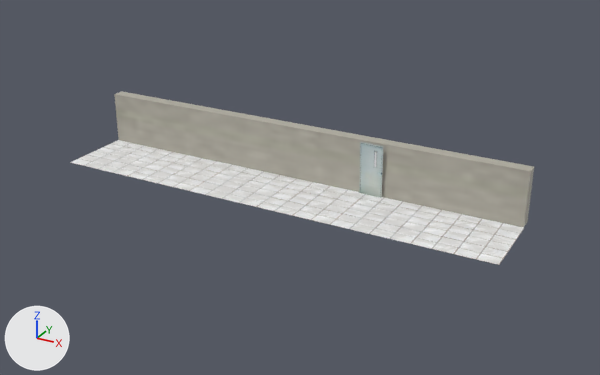
A saved change to the FBX model Game/GameContent/hospital.fbx.
Both versions are drawn from a 50 mm lens placed at (31.0, -52.7, 27.2), pointed at (1.7, 0.6, 0.5). Lighting does not change. The marker at lower left points along +X, +Y and +Z. Where no turn or scale is listed for an object, it has been applied to the vertices.
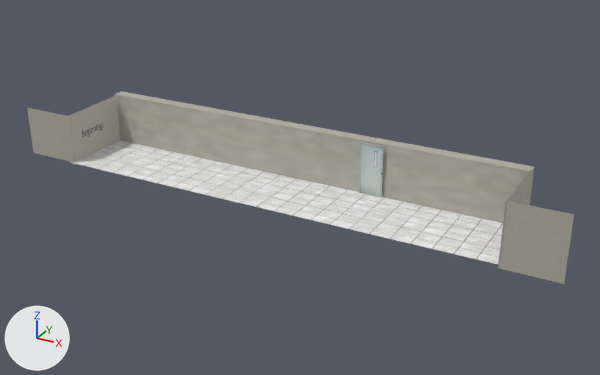
Location of each change, (x1, y1, x2, y2) in pixels of the pictures (600 x 375 px):
'pPlane3', added: after (498, 201, 574, 284)
'pPlane4', added: after (68, 96, 120, 165)
'pasted__pPlane3', added: after (27, 108, 74, 162)
'pasted__pPlane4', added: after (498, 170, 531, 265)

What changed in the scene script:
```text
Add img_hospwallbegin_png:
    img_hospwallbegin_png = load_image('hospwallBegin.png', '_unpacked/hospwallBegin.png', 256, 128, 'sRGB')
Add img_hospwallend_png:
    img_hospwallend_png = load_image('hospwallEnd.png', '_unpacked/hospwallEnd.png', 256, 128, 'sRGB')
Add mat_lambert4:
    mat_lambert4 = principled_material('lambert4')
    mat_lambert4.texture = img_hospwallbegin_png  # with its transparency
Add mat_lambert3:
    mat_lambert3 = principled_material('lambert3')
    mat_lambert3.texture = img_hospwallend_png  # with its transparency
Add me_mesh_005:
    me_mesh_005.from_pydata(...)  # 121 vertices, 100 faces; spans x -0.02..0.02, y -3.18..3.18, z -2.33..2.33
    me_mesh_005.materials.append(mat_lambert4)  # picture img_hospwallbegin_png
Add me_mesh_006:
    me_mesh_006.from_pydata(...)  # 121 vertices, 100 faces; spans x -0.05..0.05, y -3.2..3.2, z -2.35..2.35
    me_mesh_006.materials.append(mat_lambert3)  # picture img_hospwallend_png
Add me_mesh_004:
    me_mesh_004.from_pydata(...)  # 121 vertices, 100 faces; spans x -2.38..2.38, y 0.0, z -2.13..2.13
    me_mesh_004.materials.append(mat_lambert2)  # picture img_hospwall_png
Add me_mesh_003:
    me_mesh_003.from_pydata(...)  # 121 vertices, 100 faces; spans x -2.18..2.18, y 0.0, z -2.51..2.51
    me_mesh_003.materials.append(mat_lambert2)  # picture img_hospwall_png
Add ob_pplane4:
    ob_pplane4 = bpy.data.objects.new('pPlane4', me_mesh_005)
    ob_pplane4.location = (-18.84, 0.02, 2.06)
Add ob_pasted__pplane4:
    ob_pasted__pplane4 = bpy.data.objects.new('pasted__pPlane4', me_mesh_006)
    ob_pasted__pplane4.location = (19.03, 0.01, 2.29)
Add ob_pasted__pplane3:
    ob_pasted__pplane3 = bpy.data.objects.new('pasted__pPlane3', me_mesh_004)
    ob_pasted__pplane3.location = (-21.06, -3.16, 2.2)
Add ob_pplane3:
    ob_pplane3 = bpy.data.objects.new('pPlane3', me_mesh_003)
    ob_pplane3.location = (21.2, -3.11, 2.2)
```
